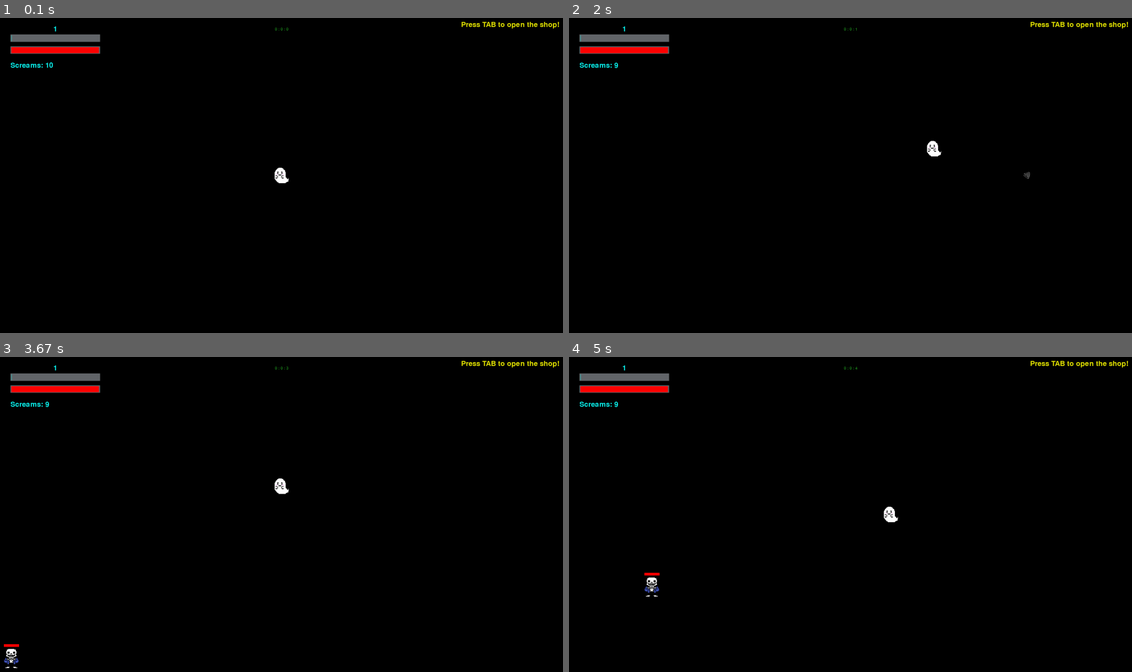
Above: before the commit, frames 1-4 (two rows, left to right).
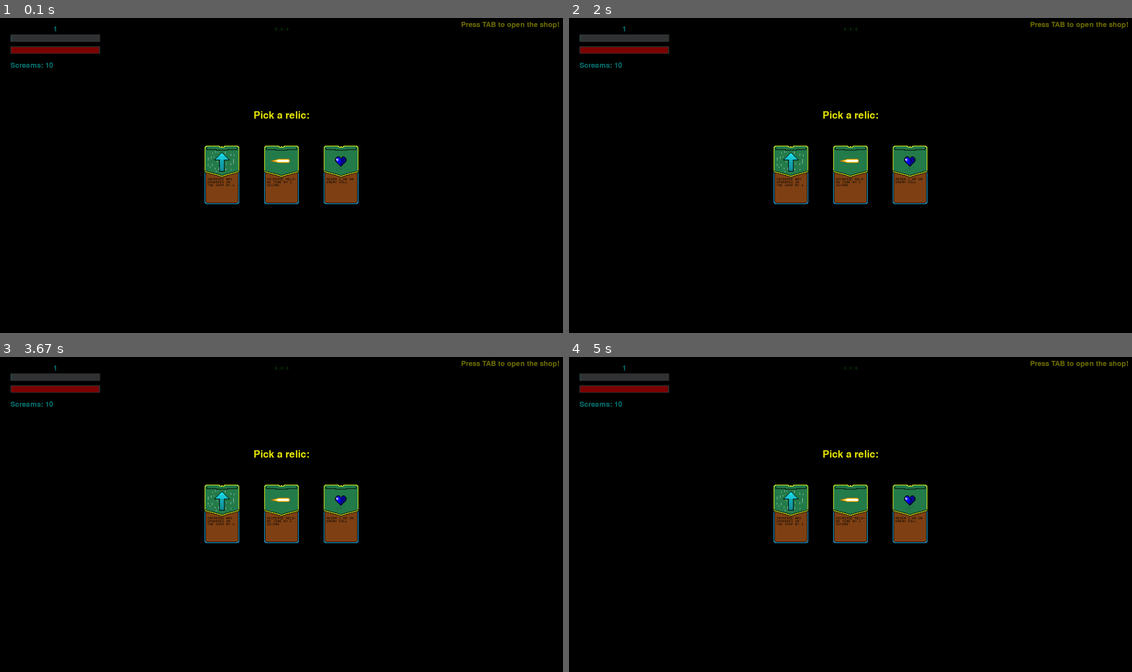
Above: after the commit, the same moments.

Repository: gamingkitty/Pygame-Projects
Game: pygame game, started from games/ghostGame/main_ghost_game.py
Two runs of this game, one before a commit and one after it. Both use one fixed random seed, a clock stepped at 60 frames per second and the inputs below.
Inputs (mouse positions are in pixels of both pictures, inside the frame that each line leads up to):
- Up to frame 1 (0.1 s): no input
- Up to frame 2 (2 s): hold D 0.33-0.8 s; hold W 0.83-1.13 s; click (1036, 166) at 1.22 s; hold D 1.5-1.97 s; move the mouse to (856, 194) at 1.53 s
- Up to frame 3 (3.67 s): hold A 2-2.53 s; hold S 2.57-2.87 s; hold A 2.9-3.3 s; hold W from 3.33 s (still down)
- Up to frame 4 (5 s): release W at 3.7 s; hold D 3.73-4.37 s; hold S 4.4-4.77 s; hold A from 4.8 s (still down)

The runs differ from the first frame. In frame 1, 4.5% of the frame differs, in the area x 1-100%, y 1-60%; in frame 2, 4.6%; in frame 3, 4.6%; in frame 4, 4.7%, in the area x 1-100%, y 1-77%.

Commit message:
delete this commit

Diff:
--- a/games/ghostGame/main_ghost_game.py
+++ b/games/ghostGame/main_ghost_game.py
@@ -207,7 +207,7 @@
     move_up = False
     move_down = False
 
-    paused = False
+    paused = True
 
     can_pause = True
 
@@ -217,7 +217,7 @@
 
     shop_screen = False
 
-    relic_screen = False
+    relic_screen = True
 
     replay = False
 
@@ -325,8 +325,8 @@
         if relic_screen:
             if not relic_picked:
                 offered_relics_copy = []
-                for relic in offered_relics:
-                    offered_relics_copy.append(relic)
+                for relic_instance in offered_relics:
+                    offered_relics_copy.append(relic_instance)
                 relic1 = random.choice(offered_relics_copy)
                 offered_relics_copy.remove(relic1)
                 relic2 = random.choice(offered_relics_copy)
